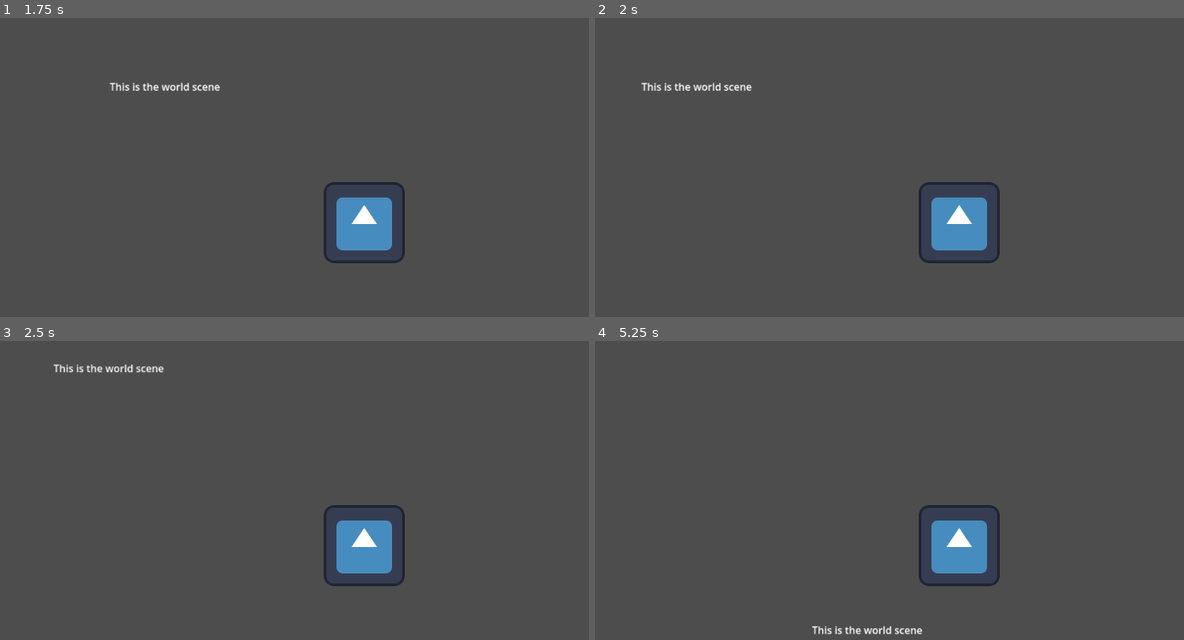
Above: before the commit, frames 1-4 (two rows, left to right).
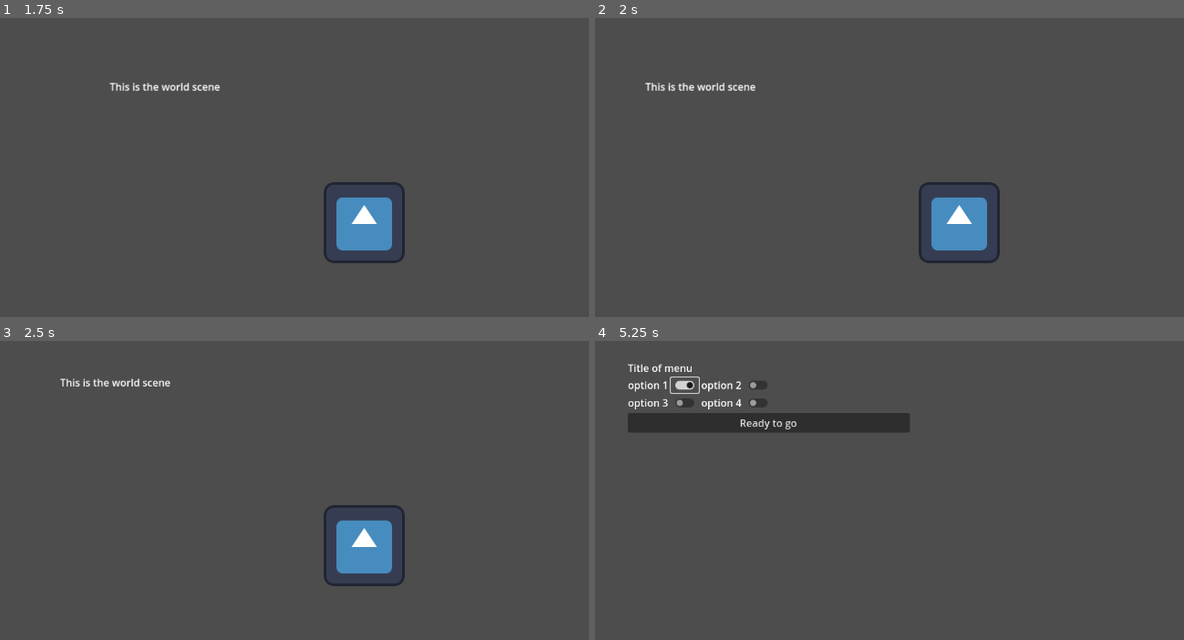
Above: after the commit, the same moments.

Repository: nialsiG/Pleistopia2.0
Game: Godot game, scene res://scenes/menu.tscn
The game is run twice, just before and just after one commit, with the same random seed, the same clock (stepped at 60 frames per second) and the same inputs. The engine's default icon, where the game draws it, is replaced by a stand-in: a white triangle on a blue panel in a dark square.
Inputs (mouse positions are in pixels of both pictures, inside the frame that each line leads up to):
- Up to frame 1 (1.75 s): click "New game" at 0.5 s; tap Enter at 1.25 s; hold Right (move_right) from 1.28 s (still down); tap E (interact, bound only after the commit) at 1.35 s
- Up to frame 2 (2 s): keep holding Right (move_right)
- Up to frame 3 (2.5 s): release Right (move_right) at 2.03 s; hold Down (move_down) from 2.03 s (still down); tap E (interact, bound only after the commit) at 2.1 s
- Up to frame 4 (5.25 s): tap Space at 2.75 s; release Down (move_down) at 2.78 s; hold Right (move_right) 2.78-3.53 s; tap E (interact, bound only after the commit) at 2.85, 3.6, 4.25, 4.35 s; tap Enter at 3.5 s; hold Up (move_up) 3.53-4.28 s; hold Left (move_left) 4.28-5 s; click (683, 385) at 5.02 s

Frame 1 is identical in both runs. In frame 2, 0.3% of the frame differs, in the area x 7-28%, y 21-25%; in frame 3, 0.5%; in frame 4, 6.3%, in the area x 5-69%, y 7-99%.

Commit message:
basic gameloop + interaction components

Diff:
--- a/Pleistopia 2.0/project.godot
+++ b/Pleistopia 2.0/project.godot
@@ -41,6 +41,15 @@
 , Object(InputEventKey,"resource_local_to_scene":false,"resource_name":"","device":-1,"window_id":0,"alt_pressed":false,"shift_pressed":false,"ctrl_pressed":false,"meta_pressed":false,"pressed":false,"keycode":0,"physical_keycode":65,"key_label":0,"unicode":113,"echo":false,"script":null)
 ]
 }
+interact={
+"deadzone": 0.5,
+"events": [Object(InputEventKey,"resource_local_to_scene":false,"resource_name":"","device":-1,"window_id":0,"alt_pressed":false,"shift_pressed":false,"ctrl_pressed":false,"meta_pressed":false,"pressed":false,"keycode":0,"physical_keycode":69,"key_label":0,"unicode":101,"echo":false,"script":null)
+]
+}
+
+[layer_names]
+
+2d_physics/layer_2="interaction"
 
 [rendering]
 
--- /dev/null
+++ b/Pleistopia 2.0/scenes/custom_menu.tscn
@@ -0,0 +1,78 @@
+[gd_scene load_steps=2 format=3 uid="uid://b5xot2bq8qy3c"]
+
+[ext_resource type="Script" path="res://scripts/custom_menu.gd" id="1_qs34l"]
+
+[node name="custom_menu" type="Node2D"]
+
+[node name="Control" type="Control" parent="."]
+layout_mode = 3
+anchors_preset = 0
+offset_right = 1151.0
+offset_bottom = 650.0
+script = ExtResource("1_qs34l")
+
+[node name="VBoxContainer" type="VBoxContainer" parent="Control"]
+layout_mode = 1
+anchors_preset = 15
+anchor_right = 1.0
+anchor_bottom = 1.0
+offset_left = 52.0
+offset_top = 31.0
+offset_right = -653.0
+offset_bottom = -40.0
+grow_horizontal = 2
+grow_vertical = 2
+
+[node name="Label" type="Label" parent="Control/VBoxContainer"]
+layout_mode = 2
+text = "Title of menu"
+
+[node name="GridContainer" type="GridContainer" parent="Control/VBoxContainer"]
+layout_mode = 2
+columns = 2
+
+[node name="HBoxContainer" type="HBoxContainer" parent="Control/VBoxContainer/GridContainer"]
+layout_mode = 2
+
+[node name="Label" type="Label" parent="Control/VBoxContainer/GridContainer/HBoxContainer"]
+layout_mode = 2
+text = "option 1"
+
+[node name="CheckButton" type="CheckButton" parent="Control/VBoxContainer/GridContainer/HBoxContainer"]
+layout_mode = 2
+
+[node name="HBoxContainer2" type="HBoxContainer" parent="Control/VBoxContainer/GridContainer"]
+layout_mode = 2
+
+[node name="Label" type="Label" parent="Control/VBoxContainer/GridContainer/HBoxContainer2"]
+layout_mode = 2
+text = "option 2"
+
+[node name="CheckButton" type="CheckButton" parent="Control/VBoxContainer/GridContainer/HBoxContainer2"]
+layout_mode = 2
+
+[node name="HBoxContainer3" type="HBoxContainer" parent="Control/VBoxContainer/GridContainer"]
+layout_mode = 2
+
+[node name="Label" type="Label" parent="Control/VBoxContainer/GridContainer/HBoxContainer3"]
+layout_mode = 2
+text = "option 3"
+
+[node name="CheckButton" type="CheckButton" parent="Control/VBoxContainer/GridContainer/HBoxContainer3"]
+layout_mode = 2
+
+[node name="HBoxContainer4" type="HBoxContainer" parent="Control/VBoxContainer/GridContainer"]
+layout_mode = 2
+
+[node name="Label" type="Label" parent="Control/VBoxContainer/GridContainer/HBoxContainer4"]
+layout_mode = 2
+text = "option 4"
+
+[node name="CheckButton" type="CheckButton" parent="Control/VBoxContainer/GridContainer/HBoxContainer4"]
+layout_mode = 2
+
+[node name="Button" type="Button" parent="Control/VBoxContainer"]
+layout_mode = 2
+text = "Ready to go"
+
+[connection signal="pressed" from="Control/VBoxContainer/Button" to="Control" method="_on_button_pressed"]
--- /dev/null
+++ b/Pleistopia 2.0/scenes/interact_area.tscn
@@ -0,0 +1,15 @@
+[gd_scene load_steps=3 format=3 uid="uid://b88tmbonuocle"]
+
+[ext_resource type="Script" path="res://scripts/interact_area.gd" id="1_b3kye"]
+
+[sub_resource type="CircleShape2D" id="CircleShape2D_2d4es"]
+radius = 66.0076
+
+[node name="interact_area" type="Area2D"]
+collision_layer = 2
+collision_mask = 0
+monitoring = false
+script = ExtResource("1_b3kye")
+
+[node name="CollisionShape2D" type="CollisionShape2D" parent="."]
+shape = SubResource("CircleShape2D_2d4es")
--- /dev/null
+++ b/Pleistopia 2.0/scenes/interaction_component.tscn
@@ -0,0 +1,29 @@
+[gd_scene load_steps=3 format=3 uid="uid://drvxtobidouor"]
+
+[ext_resource type="Script" path="res://scripts/interaction.gd" id="1_5j1wp"]
+
+[sub_resource type="CircleShape2D" id="CircleShape2D_7araa"]
+radius = 100.0
+
+[node name="interaction_component" type="Node2D"]
+script = ExtResource("1_5j1wp")
+
+[node name="Area2D" type="Area2D" parent="."]
+collision_layer = 0
+collision_mask = 2
+monitorable = false
+
+[node name="CollisionShape2D" type="CollisionShape2D" parent="Area2D"]
+shape = SubResource("CircleShape2D_7araa")
+
+[node name="Label" type="Label" parent="."]
+offset_left = -62.0
+offset_top = -95.0
+offset_right = 56.0
+offset_bottom = -48.0
+text = "label"
+horizontal_alignment = 1
+vertical_alignment = 1
+
+[connection signal="area_entered" from="Area2D" to="." method="_on_area_2d_area_entered"]
+[connection signal="area_exited" from="Area2D" to="." method="_on_area_2d_area_exited"]
--- /dev/null
+++ b/Pleistopia 2.0/scenes/level_0.tscn
@@ -0,0 +1,9 @@
+[gd_scene load_steps=3 format=3 uid="uid://0yxrx807v3qx"]
+
+[ext_resource type="PackedScene" uid="uid://dff4mr2e7jh2a" path="res://scenes/player_sentinel.tscn" id="1_e1mgq"]
+[ext_resource type="Texture2D" uid="uid://c7y5g2efpqk5v" path="res://icon.svg" id="2_65ard"]
+
+[node name="level_0" type="Node2D"]
+
+[node name="player_sentinel" parent="." instance=ExtResource("1_e1mgq")]
+SPRITE = ExtResource("2_65ard")
--- a/Pleistopia 2.0/scenes/player.tscn
+++ b/Pleistopia 2.0/scenes/player.tscn
@@ -1,11 +1,11 @@
-[gd_scene load_steps=4 format=3 uid="uid://vbhj4wk0uwha"]
+[gd_scene load_steps=5 format=3 uid="uid://vbhj4wk0uwha"]
 
 [ext_resource type="Script" path="res://scripts/player.gd" id="1_66eci"]
 [ext_resource type="Texture2D" uid="uid://c7y5g2efpqk5v" path="res://icon.svg" id="2_jbj7e"]
+[ext_resource type="PackedScene" uid="uid://drvxtobidouor" path="res://scenes/interaction_component.tscn" id="3_2yool"]
 
-[sub_resource type="CapsuleShape2D" id="CapsuleShape2D_303ml"]
-radius = 57.0
-height = 120.0
+[sub_resource type="RectangleShape2D" id="RectangleShape2D_x3es1"]
+size = Vector2(118, 118)
 
 [node name="player" type="CharacterBody2D"]
 script = ExtResource("1_66eci")
@@ -17,6 +17,9 @@
 texture = ExtResource("2_jbj7e")
 
 [node name="CollisionShape2D" type="CollisionShape2D" parent="."]
-shape = SubResource("CapsuleShape2D_303ml")
+shape = SubResource("RectangleShape2D_x3es1")
 
 [node name="Camera2D" type="Camera2D" parent="."]
+
+[node name="interaction_component" parent="." instance=ExtResource("3_2yool")]
+z_index = 1
--- /dev/null
+++ b/Pleistopia 2.0/scenes/player_sentinel.tscn
@@ -0,0 +1,15 @@
+[gd_scene load_steps=3 format=3 uid="uid://dff4mr2e7jh2a"]
+
+[ext_resource type="Script" path="res://scripts/player_sentinel.gd" id="1_haf3x"]
+
+[sub_resource type="CapsuleShape2D" id="CapsuleShape2D_wq48t"]
+radius = 39.0
+height = 98.0
+
+[node name="player_sentinel" type="CharacterBody2D"]
+script = ExtResource("1_haf3x")
+
+[node name="Sprite2D" type="Sprite2D" parent="."]
+
+[node name="CollisionShape2D" type="CollisionShape2D" parent="."]
+shape = SubResource("CapsuleShape2D_wq48t")
--- a/Pleistopia 2.0/scenes/world.tscn
+++ b/Pleistopia 2.0/scenes/world.tscn
@@ -1,6 +1,7 @@
-[gd_scene load_steps=2 format=3 uid="uid://bwtjgp0nubtp0"]
+[gd_scene load_steps=3 format=3 uid="uid://bwtjgp0nubtp0"]
 
 [ext_resource type="PackedScene" uid="uid://vbhj4wk0uwha" path="res://scenes/player.tscn" id="1_muwlk"]
+[ext_resource type="PackedScene" uid="uid://b88tmbonuocle" path="res://scenes/interact_area.tscn" id="2_02isu"]
 
 [node name="world" type="Node2D"]
 
@@ -17,3 +18,8 @@
 
 [node name="player" parent="." instance=ExtResource("1_muwlk")]
 position = Vector2(283, 227)
+
+[node name="interact_area" parent="." instance=ExtResource("2_02isu")]
+position = Vector2(605, 3)
+interact_label = "Press E"
+interact_type = "go_to_custom_menu"
--- /dev/null
+++ b/Pleistopia 2.0/scripts/custom_menu.gd
@@ -0,0 +1,16 @@
+extends Control
+
+@onready var level_0 = "res://scenes/level_0.tscn"
+
+# Called when the node enters the scene tree for the first time.
+func _ready():
+	pass # Replace with function body.
+
+
+# Called every frame. 'delta' is the elapsed time since the previous frame.
+func _process(delta):
+	pass
+
+
+func _on_button_pressed():
+	get_tree().change_scene_to_file(level_0)
--- /dev/null
+++ b/Pleistopia 2.0/scripts/interact_area.gd
@@ -0,0 +1,4 @@
+class_name Interactable extends Area2D
+
+@export var interact_label = "none"
+@export var interact_type = "none"
--- /dev/null
+++ b/Pleistopia 2.0/scripts/interaction.gd
@@ -0,0 +1,33 @@
+extends Node2D
+
+@onready var all_interactions = []
+@onready var interact_label = $Label
+
+#region Gameloop
+func _ready():
+	update_interaction()
+
+func _process(delta):
+	if Input.is_action_just_pressed("interact"):
+		interact()
+#endregion
+
+func _on_area_2d_area_entered(area):
+	all_interactions.insert(0, area)
+	update_interaction()
+
+func _on_area_2d_area_exited(area):
+	all_interactions.erase(area)
+	update_interaction()
+
+func update_interaction():
+	if all_interactions:
+		interact_label.text = all_interactions[0].interact_label
+	else:
+		interact_label.text = ""
+
+func interact():
+	if all_interactions:
+		var current = all_interactions[0]
+		match current.interact_type:
+			"go_to_custom_menu" : get_tree().change_scene_to_file("res://scenes/custom_menu.tscn")
--- /dev/null
+++ b/Pleistopia 2.0/scripts/player_sentinel.gd
@@ -0,0 +1,45 @@
+extends CharacterBody2D
+class_name Sentinel
+
+@export var MAX_SPEED = 500
+@export var ACCELERATION = 1500
+@export var FRICTION = 1200
+@export var SPRITE : Texture2D
+
+@onready var axis = Vector2.ZERO
+@onready var sprite = $Sprite2D
+
+#region Gameloop
+func _ready():
+	sprite.texture = SPRITE
+
+func _process(delta):
+	move(delta)
+
+func _physics_process(delta):
+	move_and_slide()
+#endregion
+
+#region Movement
+func get_input_axis():
+	axis.x = int(Input.is_action_pressed("move_right")) - int(Input.is_action_pressed("move_left"))
+	axis.y = int(Input.is_action_pressed("move_down")) - int(Input.is_action_pressed("move_up"))
+
+func apply_friction(amount):
+	if velocity.length() >= amount:
+		velocity -= velocity.normalized() * amount
+	else:
+		velocity = Vector2.ZERO
+
+func apply_acceleration(amount):
+	velocity += amount
+	velocity = velocity.limit_length(MAX_SPEED)
+
+func move(delta):
+	get_input_axis()
+	# Change velocity accordingly
+	if axis == Vector2.ZERO:
+		apply_friction(FRICTION * delta)
+	else:
+		apply_acceleration(ACCELERATION * axis * delta)
+#endregion
